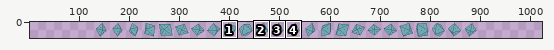
Pixel-art file: assets/source/aseprite/rolls/spark_d8.aseprite. The picture above shows the old version from afar; the outline marks the close-up.
Close-up. Before the edit:
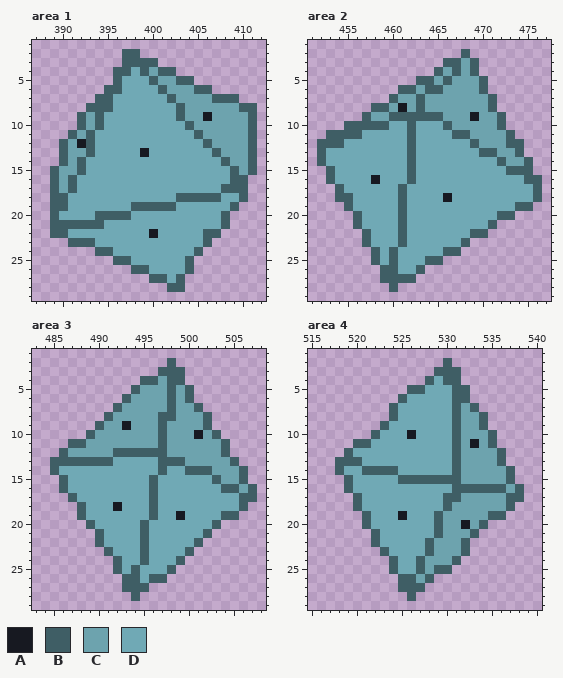
768x32 pixels, 1 frame. Colours within 5 levels of each other are drawn and written as one. Shown: area 1: x 387..412, y 1..29; area 2: x 451..477, y 1..29; area 3: x 483..508, y 1..29; area 4: x 515..540, y 1..29. The old version is drawn lined up with the new one, on the new canvas. The wide view leaves out empty margins. The commit also changed other parts of the picture, which this record leaves out.
Palette (. is transparent): A #171921  B #3f5e65  C #6da3ae  D #70a9b5
Pixels before, area 1, first column x 389:
 2 ........BB.............
 3 ........BBBB...........
 4 .......BBDBCBB.........
 5 .......BDDDBCCBB.......
 6 ......BBDDDDBCCCBB.....
 7 .....BBDDDDDDBCCCCBBB..
 8 ....BBBDDDDDDDBCCCCCCBB
 9 ...BCBDDDDDDDDBCCACCCCB
10 ...BCBDDDDDDDDDBCCCCCCB
11 ..BCBDDDDDDDDDDDBCCCCCB
12 .BCABDDDDDDDDDDDDBCCCCB
13 .BCCBDDDDDADDDDDDDBCCCB
14 .BCBDDDDDDDDDDDDDDDBCCB
15 BCCBDDDDDDDDDDDDDDDDBCB
16 BCBDDDDDDDDDDDDDDDDDBB.
17 BCBDDDDDDDDDDDDDDDDBBB.
18 BBDDDDDDDDDDDDBBBBBDDB.
19 BBDDDDDDDBBBBBDDDDDDB..
20 BDDDDBBBBDDDDDDDDDDB...
21 BBBBBBDDDDDDDDDDDDDB...
22 BBDDDDDDDDDADDDDDBB....
23 ..BBBDDDDDDDDDDDDB.....
24 .....BBDDDDDDDDDB......
25 .......BBDDDDDDB.......
26 .........BBDDDDB.......
27 ...........BBDB........
28 .............BB........
Pixels before, area 2, first column x 452:
 2 ................B........
 3 ..............BBCB.......
 4 .............BCBCB.......
 5 ...........BBCBCCCB......
 6 .........BBCBBCCCCB......
 7 ........BCCBCCCCCCCB.....
 8 ......BBCACBCCCCCCCB.....
 9 .....BCCBBBBBBCCCACCB....
10 ...BBBBBDDBDDDBCCCCCB....
11 .BBBBDDDDDBDDDDBBCCCCB...
12 BBBDDDDDDDBDDDDDDBCCCBB..
13 BDDDDDDDDDBDDDDDDDBBCCB..
14 BDDDDDDDDDBDDDDDDDDDBCCB.
15 .BDDDDDDDDBDDDDDDDDDDBBB.
16 .BDDDDADDDBDDDDDDDDDDDDBB
17 ..BDDDDDDBDDDDDDDDDDDDDDB
18 ..BBDDDDDBDDDDADDDDDDDDDB
19 ...BDDDDDBDDDDDDDDDDDDBB.
20 ....BDDDDBDDDDDDDDDDBB...
21 ....BDDDDBDDDDDDDDDB.....
22 .....BDDDBDDDDDDDBB......
23 .....BDDDBDDDDDDB........
24 ......BDBDDDDDBB.........
25 ......BDBDDDBB...........
26 .......BBDDB.............
27 .......BBBB..............
28 ........B................
Pixels before, area 3, first column x 485:
 2 .............B.........
 3 ............BBB........
 4 ..........BBCBB........
 5 .........BCCCBCB.......
 6 ........BCCCCBCB.......
 7 .......BCCCCCBCCB......
 8 ......BCCCCCBBCCCB.....
 9 .....BCCACCCBCCCCB.....
10 ....BCCCCCCCBCCCACB....
11 ..BBCCCCCCCCBCCCCCCB...
12 .BCCCCCBBBBBBCCCCCCB...
13 BBBBBBBDDDDDBBBCCCCCB..
14 BDDDDDDDDDDDBDDBBBCCCB.
15 .BDDDDDDDDDBDDDDDDBCCB.
16 .BDDDDDDDDDBDDDDDDDBBCB
17 ..BDDDDDDDDBDDDDDDDDDBB
18 ...BDDDADDDBDDDDDDDDDB.
19 ...BDDDDDDDBDDADDDDBB..
20 ....BDDDDDBDDDDDDDB....
21 .....BDDDDBDDDDDDB.....
22 .....BDDDDBDDDDDB......
23 ......BDDDBDDDDB.......
24 .......BDDBDDDB........
25 .......BDBDDDB.........
26 ........BBDBB..........
27 ........BBB............
28 .........B.............
Pixels before, area 4, first column x 518:
 2 ............B........
 3 ...........BBB.......
 4 ..........BDBB.......
 5 ........BBDDDBB......
 6 .......BDDDDDBB......
 7 ......BDDDDDDBCB.....
 8 ......BDDDDDDBCCB....
 9 .....BDDDDDDDBCCB....
10 ....BDDDADDDDBCCCB...
11 ..BBDDDDDDDDDBCACB...
12 .BDDDDDDDDDDDBCCCCB..
13 BBBDDDDDDDDDDBCCCCB..
14 BDDBBBBDDDDDDBCCCCCB.
15 .BDDDDDBBBBBBBCCCCCB.
16 .BDDDDDDDDDDDBBBBBBCB
17 ..BDDDDDDDDDBBCCCCCBB
18 ..BDDDDDDDDDBCCCCCCB.
19 ...BDDDADDDBCCCCCBB..
20 ...BDDDDDDDBCCACB....
21 ....BDDDDDDBCCCB.....
22 ....BDDDDDBCCCB......
23 .....BDDDDBCCCB......
24 ......BDDBCCCB.......
25 ......BDDBCBB........
26 .......BBCB..........
27 .......BBB...........
28 ........B............
Now the later version:
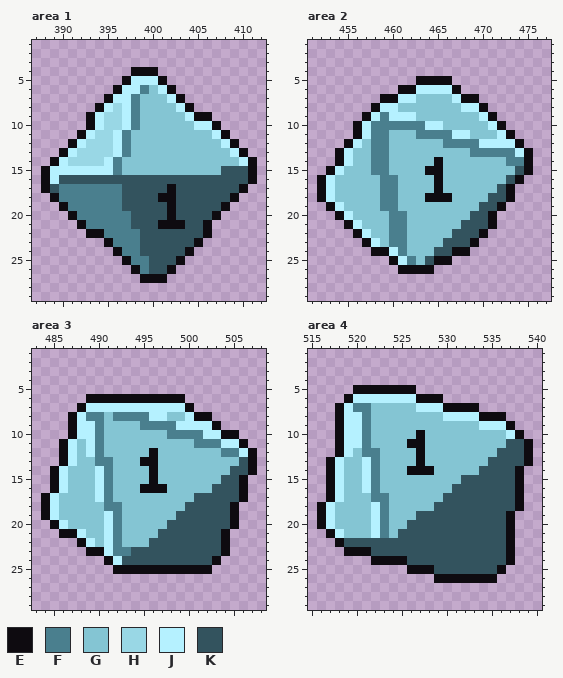
Colours new in this view: E #0e0b10  F #4a7f8e  G #84c5d3  H #99d7e5  J #b5f1ff  K #33535e
From old to new:
canvas 768x32 -> 1024x32, the old top-left corner now at 129,0
Changed rows in their new state; - is an unchanged pixel.
Area 1:
first column x 388:
 2 ---------..-------------
 3 ---------....-----------
 4 --------..EEE..---------
 5 --------.EJJJE...-------
 6 -------.EJJFGJE....-----
 7 ------.EJJFGGGJE......--
 8 -----.EJHJFGGGGJE.......
 9 ----.EJHHJFGGGGGJEE.....
10 ----.EJHHJFGGGGGGJJE....
11 ---.EJHHJFGGGGGGGGGJE...
12 --.EJHHHJFGGGGGGGGGGJE..
13 --EJHHHHJFGGGGGGGGGGGJE.
14 -EJHHHHJFGGGGGGGGGGGGGJE
15 EJJJJJJJFGGGGGGGGGGGKKKE
16 EJKKKKKKKKKKKKKKKKKKKKKE
17 EKFFFFFFFKKKKKEKKKKKKKE-
18 -EFFFFFFFKKKKEEKKKKKKE.-
19 -.EFFFFFFKKKKKEKKKKKE.--
20 -..EFFFFFFKKKKEKKKKE.---
21 -...EFFFFFKKKEEEKKE..---
22 -....EEFFFFKKKKKKKE.----
23 ---....EFFFKKKKKKE.-----
24 ------..EFFKKKKKE.------
25 --------.EFFKKKE.-------
26 ----------EFKKE..-------
27 -----------EEE..--------
28 --------------..--------
Area 2:
first column x 452:
 2 ----------------.--------
 3 --------------....-------
 4 -------------.....-------
 5 -----------EEEE....------
 6 ---------EEJJJJE...------
 7 -------EEJJGGGGJEE..-----
 8 ------EJJGGGGGGGJJE.-----
 9 -----EJFJJJGGGGGGGJE.----
10 ---.EJFFFFFFJJGGGGGJE----
11 -...EJFFGGGFFFFJJGGGJE---
12 ...EJGFFGGGGGGFFFFJJJJE--
13 ..EJGGFFGGGGGGGGGFFFFFJE-
14 ..EJGGFFGGGGGEGGGGGGGFFE-
15 -EJGGGFFGGGGEEGGGGGGGGKE-
16 EJGGGGGFFGGGGEGGGGGGGKE..
17 EJGGGGGFFGGGGEGGGGGGKE...
18 EJGGGGGFFGGGEEEGGGGKKE...
19 -EJGGGGFFGGGGGGGGGKKE...-
20 --EJGGGGFFGGGGGGGKKE..---
21 ---EJGGGFFGGGGGGKKKE-----
22 ----EJGGFFGGGGGKKKE------
23 -----EJGFFGGGGKKKE-------
24 ------EEJFGGGKKEE--------
25 ------..EJFGKEE----------
26 -------..EEEE------------
27 -------....--------------
28 --------.----------------
Area 3:
first column x 484:
 2 --------------.---------
 3 -------------...--------
 4 -----------.....--------
 5 ----------.......-------
 6 -----EEEEEEEEEEE.-------
 7 ----EJJJJJJJJJJJE.------
 8 ---EJFFGFFFFJJGGJEE-----
 9 ---EJJFGGGGFFFFJJJJE----
10 ---EJJFGGGGGGGFFFFJJEE--
11 --EJGJFGGGGGGGGGGFFFJJE-
12 --EJGJFGGGGGEGGGGGGGFFJE
13 -.EJGGFFGGGEEGGGGGGGGGKE
14 -EJGGGJFGGGGEGGGGGGGGKKE
15 -EJGGGJFGGGGEGGGGGGGKKE-
16 -EJGGGJFGGGEEEGGGGGKKKE.
17 EJGGGGJFGGGGGGGGGKKKKKE.
18 EJGGGGGFFGGGGGGGKKKKKE.-
19 EJGGGGGJFGGGGGGKKKKKKE--
20 -EJGGGGJFGGGGGKKKKKKKE--
21 --EEJGGJFGGGGKKKKKKKE---
22 ----EJGJFGGGKKKKKKKKE---
23 -----EEJFFKKKKKKKKKKE---
24 -------EJKKKKKKKKKKE----
25 --------EEEEEEEEEEE-----
26 ---------.....----------
27 ---------...------------
28 ----------.-------------
Area 4:
first column x 516:
 2 --------------.---------
 3 -------------...--------
 4 ------------....--------
 5 ----EEEEEEE......-------
 6 ---EJJJJJJJEEE...-------
 7 --EJFFGGGGGJJJEEEE------
 8 --EJJFGGGGGGGGJJJJEEE---
 9 --EJJFGGGGGGGGGGGGJJJE--
10 --EJJFGGGGGEGGGGGGGGGJE-
11 --EJJFGGGGEEGGGGGGGGGKKE
12 --EJGFFGGGGEGGGGGGGGKKKE
13 -EJGGJFGGGGEGGGGGGGKKKKE
14 -EJGGJFGGGEEEGGGGGKKKKE-
15 -EJGGJFGGGGGGGGGKKKKKKE-
16 -EJGGJFGGGGGGGGKKKKKKKE-
17 -EJGGGFFGGGGGGKKKKKKKKE-
18 EJGGGGJFGGGGGKKKKKKKKKE-
19 EJGGGGJFGGGKKKKKKKKKKE--
20 EJGGGGJFGGKKKKKKKKKKKE--
21 -EJGGGJFGKKKKKKKKKKKKE--
22 --EKKKKKKKKKKKKKKKKKKE--
23 ---EEEKKKKKKKKKKKKKKKE--
24 ------EEEEKKKKKKKKKKKE--
25 --------..EEEKKKKKKKE---
26 ---------....EEEEEEE----
27 ---------...------------
28 ----------.-------------
Changed places in both close-ups, as pixel boxes (x1, y1, x2, y2):
changed: (41, 49, 257, 292)
changed: (317, 49, 542, 292)
changed: (41, 358, 257, 601)
changed: (317, 358, 533, 601)
